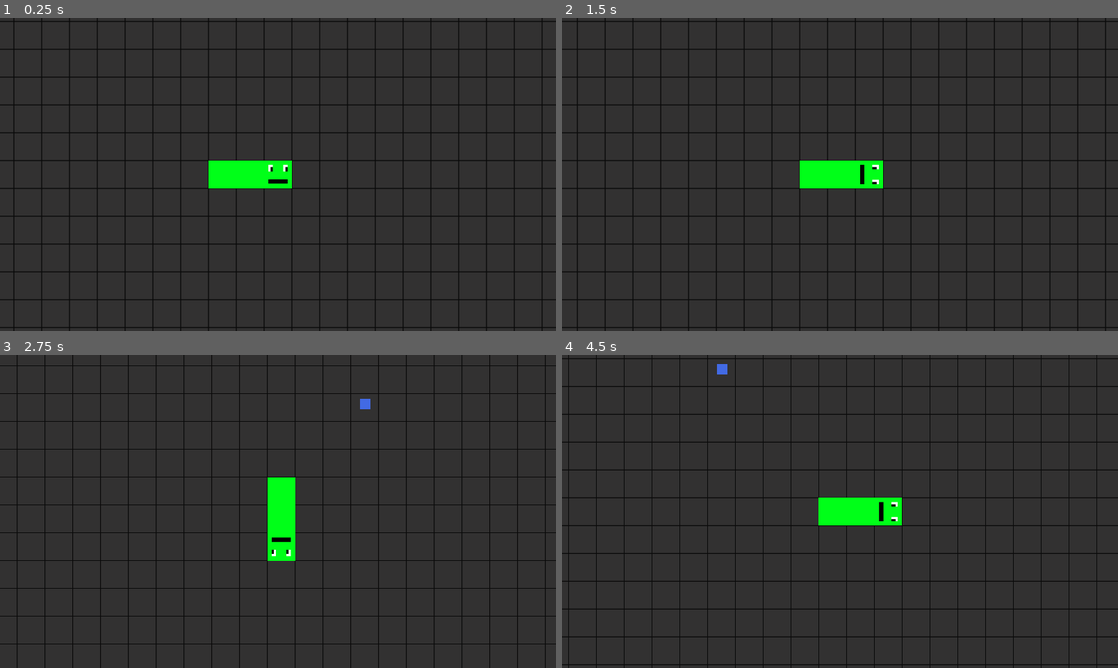
Above: before the commit, frames 1-4 (two rows, left to right).
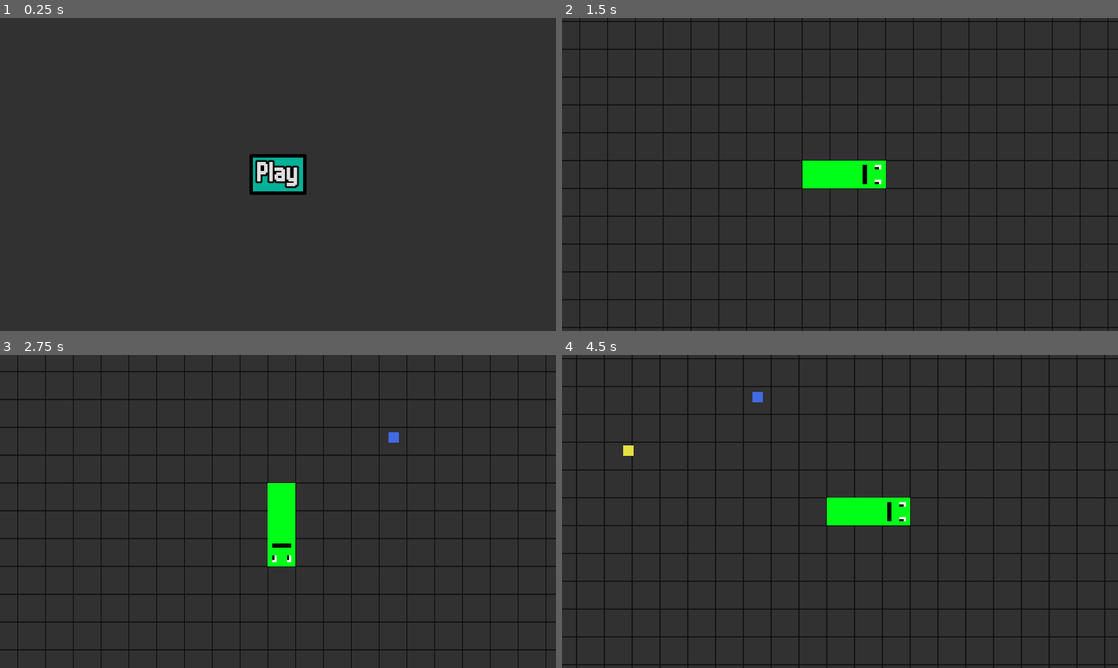
Above: after the commit, the same moments.

Repository: nath-ellis/slither.net
Game: Godot game, scene res://scenes/menu.tscn
Same seed, same stepped clock (60 frames per second), same inputs: the game is played once before the commit and once after it. Before the commit the project starts from res://scenes/game.tscn.
Inputs (mouse positions are in pixels of both pictures, inside the frame that each line leads up to):
- Up to frame 1 (0.25 s): no input
- Up to frame 2 (1.5 s): click (840, 174) at 0.5 s, where only the run after the commit has a clickable "Play"; hold Right (right) from 1.28 s (still down)
- Up to frame 3 (2.75 s): release Right (right) at 2.03 s; hold Down (down) from 2.03 s (still down)
- Up to frame 4 (4.5 s): release Down (down) at 2.78 s; hold Right (right) 2.78-3.53 s; hold Shift (speed_up) 3.53-4.28 s; hold Left (left) from 4.28 s (still down)

The runs differ from the first frame. In frame 1, 12% of the frame differs, in the area x 0-100%, y 0-100%; in frame 2, 4.8%; in frame 3, 12%; in frame 4, 7.6%.

Commit message:
Added a theme and a basic menu screen

Diff:
--- /dev/null
+++ b/assets/theme.tres
@@ -0,0 +1,98 @@
+[gd_resource type="Theme" load_steps=7 format=3 uid="uid://csw4cm7wa6hw7"]
+
+[ext_resource type="FontFile" uid="uid://b70at7ivvsok8" path="res://assets/m6x11.ttf" id="1_48q5e"]
+
+[sub_resource type="StyleBoxFlat" id="StyleBoxFlat_gt5lp"]
+bg_color = Color(0.00122274, 0.177926, 0.146591, 1)
+border_width_left = 8
+border_width_top = 8
+border_width_right = 8
+border_width_bottom = 8
+border_color = Color(0, 0, 0, 1)
+corner_radius_top_left = 4
+corner_radius_top_right = 4
+corner_radius_bottom_right = 4
+corner_radius_bottom_left = 4
+expand_margin_left = 10.0
+expand_margin_top = 10.0
+expand_margin_right = 10.0
+expand_margin_bottom = 10.0
+
+[sub_resource type="StyleBoxFlat" id="StyleBoxFlat_obemk"]
+bg_color = Color(0.0080129, 0.477526, 0.405857, 1)
+border_width_left = 8
+border_width_top = 8
+border_width_right = 8
+border_width_bottom = 8
+border_color = Color(0, 0, 0, 1)
+corner_radius_top_left = 4
+corner_radius_top_right = 4
+corner_radius_bottom_right = 4
+corner_radius_bottom_left = 4
+expand_margin_left = 10.0
+expand_margin_top = 10.0
+expand_margin_right = 10.0
+expand_margin_bottom = 10.0
+
+[sub_resource type="StyleBoxFlat" id="StyleBoxFlat_jqkh7"]
+bg_color = Color(0.0128794, 0.634629, 0.54177, 1)
+border_width_left = 8
+border_width_top = 8
+border_width_right = 8
+border_width_bottom = 8
+border_color = Color(0, 0, 0, 1)
+corner_radius_top_left = 4
+corner_radius_top_right = 4
+corner_radius_bottom_right = 4
+corner_radius_bottom_left = 4
+expand_margin_left = 10.0
+expand_margin_top = 10.0
+expand_margin_right = 10.0
+expand_margin_bottom = 10.0
+
+[sub_resource type="StyleBoxFlat" id="StyleBoxFlat_lqiom"]
+bg_color = Color(0.0156863, 0.698039, 0.596078, 1)
+border_width_left = 8
+border_width_top = 8
+border_width_right = 8
+border_width_bottom = 8
+border_color = Color(0, 0, 0, 1)
+corner_radius_top_left = 4
+corner_radius_top_right = 4
+corner_radius_bottom_right = 4
+corner_radius_bottom_left = 4
+expand_margin_left = 10.0
+expand_margin_top = 10.0
+expand_margin_right = 10.0
+expand_margin_bottom = 10.0
+
+[sub_resource type="StyleBoxFlat" id="StyleBoxFlat_feucn"]
+bg_color = Color(0.0080129, 0.477526, 0.405857, 1)
+border_width_left = 8
+border_width_top = 8
+border_width_right = 8
+border_width_bottom = 8
+border_color = Color(0, 0, 0, 1)
+corner_radius_top_left = 4
+corner_radius_top_right = 4
+corner_radius_bottom_right = 4
+corner_radius_bottom_left = 4
+expand_margin_left = 10.0
+expand_margin_top = 10.0
+expand_margin_right = 10.0
+expand_margin_bottom = 10.0
+
+[resource]
+Button/colors/font_outline_color = Color(0, 0, 0, 1)
+Button/constants/outline_size = 16
+Button/font_sizes/font_size = 64
+Button/fonts/font = ExtResource("1_48q5e")
+Button/styles/disabled = SubResource("StyleBoxFlat_gt5lp")
+Button/styles/focus = SubResource("StyleBoxFlat_obemk")
+Button/styles/hover = SubResource("StyleBoxFlat_jqkh7")
+Button/styles/normal = SubResource("StyleBoxFlat_lqiom")
+Button/styles/pressed = SubResource("StyleBoxFlat_feucn")
+Label/colors/font_outline_color = Color(0, 0, 0, 1)
+Label/constants/outline_size = 16
+Label/font_sizes/font_size = 64
+Label/fonts/font = ExtResource("1_48q5e")
--- a/project.godot
+++ b/project.godot
@@ -11,7 +11,7 @@
 [application]
 
 config/name="Slither.net"
-run/main_scene="res://scenes/game.tscn"
+run/main_scene="res://scenes/menu.tscn"
 config/features=PackedStringArray("4.0", "GL Compatibility")
 config/icon="res://icon.svg"
 
--- /dev/null
+++ b/scenes/menu.tscn
@@ -0,0 +1,33 @@
+[gd_scene load_steps=3 format=3 uid="uid://dnik6vogudc73"]
+
+[ext_resource type="Script" path="res://scripts/menu.gd" id="1_rff67"]
+[ext_resource type="Theme" uid="uid://csw4cm7wa6hw7" path="res://assets/theme.tres" id="1_vkxjq"]
+
+[node name="Menu" type="Node2D"]
+script = ExtResource("1_rff67")
+
+[node name="UI" type="Control" parent="."]
+layout_mode = 3
+anchors_preset = 0
+offset_right = 1280.0
+offset_bottom = 720.0
+size_flags_horizontal = 3
+size_flags_vertical = 3
+theme = ExtResource("1_vkxjq")
+
+[node name="Play" type="Button" parent="UI"]
+layout_mode = 1
+anchors_preset = 8
+anchor_left = 0.5
+anchor_top = 0.5
+anchor_right = 0.5
+anchor_bottom = 0.5
+offset_left = -56.0
+offset_top = -36.0
+offset_right = 56.0
+offset_bottom = 36.0
+grow_horizontal = 2
+grow_vertical = 2
+text = "Play"
+
+[connection signal="pressed" from="UI/Play" to="." method="_on_play_pressed"]
--- /dev/null
+++ b/scripts/menu.gd
@@ -0,0 +1,5 @@
+extends Node2D
+
+
+func _on_play_pressed():
+	get_tree().change_scene_to_file("res://scenes/game.tscn")
Binary file added: assets/m6x11.ttf
Not shown, added: assets/m6x11.ttf.import
